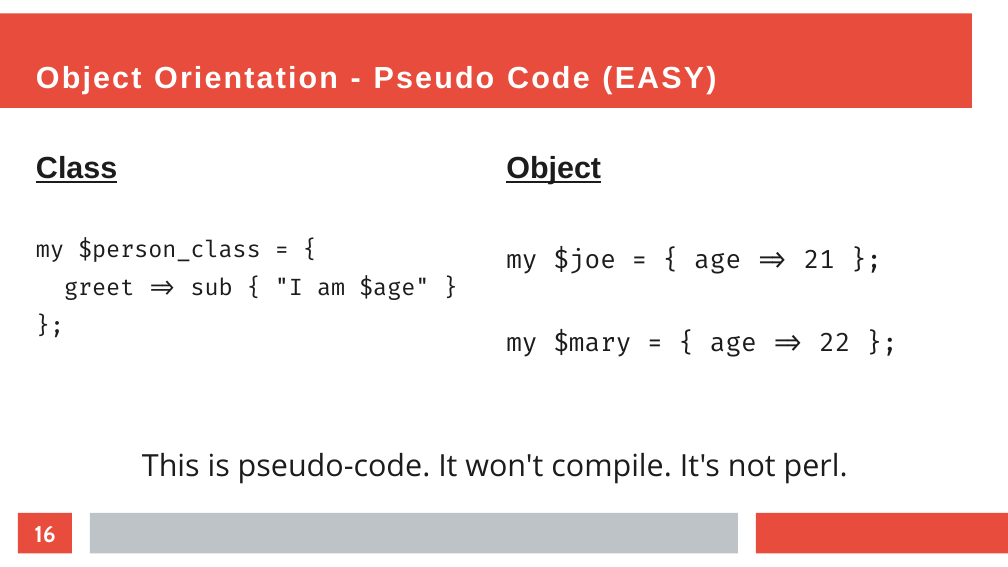
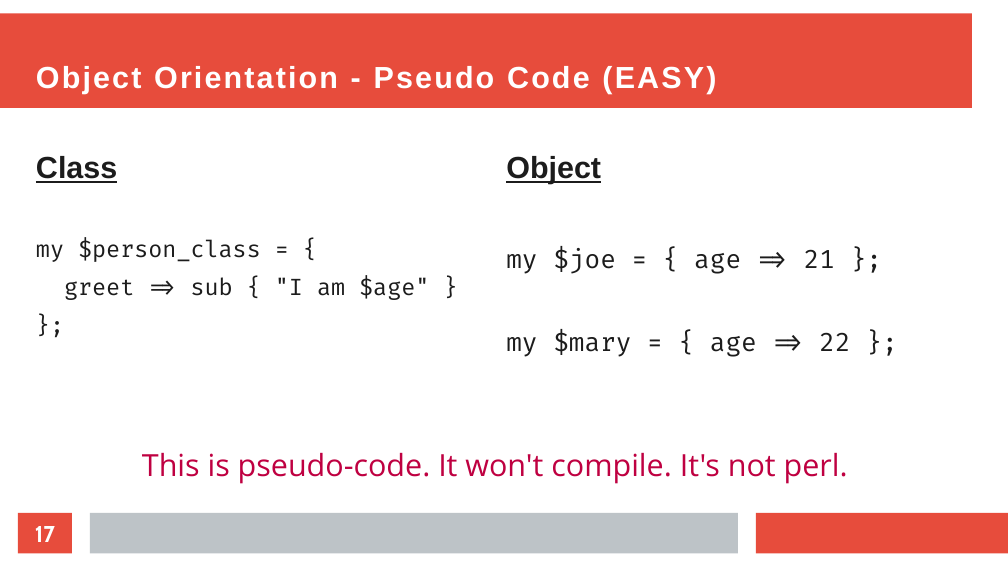
Before and after one commit to EvanCarroll/tech-presentations, a slide deck: slide 17 of perl/objects.odp (slide 16 before the commit). Drawn at 1008x567 pixels with LibreOffice and Linux fonts; fonts in the diff are those of the drawing. Boxes give left, top, right and bottom in pixels: in the first picture for what was removed or moved away, otherwise in the second. Text is boxed around its words. In the diff, an @@ line names an element or a change of style, - is before the commit and + after.

```diff
--- a/perl/objects.odp
+++ b/perl/objects.odp
@@ text "This is pseudo-code. It won't ..." at <box>142,452,848,484</box>: text colour #1C1C1C to #BF0041 @@
@@ page number at <box>35,526,55,542</box>: text changed @@
-16
+17
```
Also in this commit, not shown: 15 other slides changed, 1 slide added.
